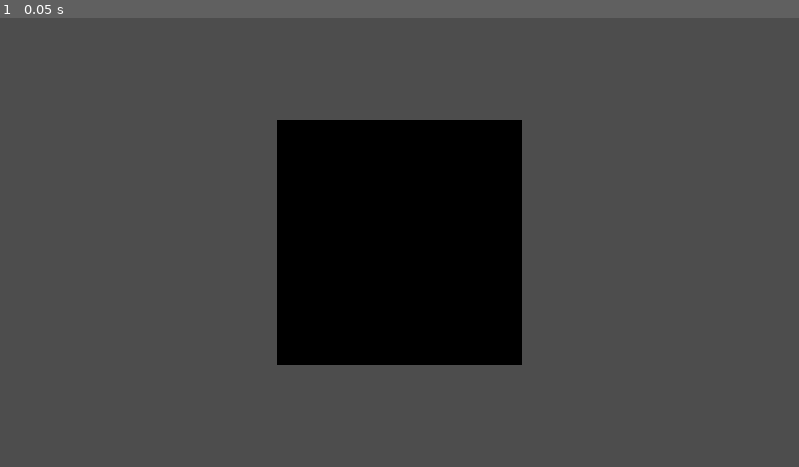
Above: before the commit, frame 1.
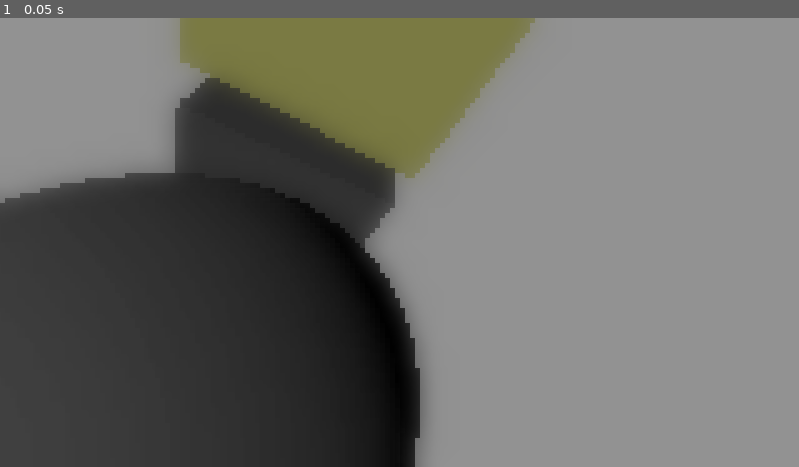
Above: after the commit, the same moment.

Repository: TheBlipBloop/gmtk-2025
Game: Godot game, scene res://scenes/test_scene.tscn
Two runs of this game, one before a commit and one after it. Both use one fixed random seed, a clock stepped at 60 frames per second and the inputs below.
Inputs:
- Up to frame 1 (0.05 s): no input

The runs differ from the first frame. In frame 1, 86% of the frame differs, in the area x 0-100%, y 0-100%.

Commit message:
add quick pixelation shader

Diff:
--- /dev/null
+++ b/materials/mpp_pixelate.tres
@@ -0,0 +1,8 @@
+[gd_resource type="ShaderMaterial" load_steps=2 format=3 uid="uid://cwvw3upanfc3j"]
+
+[ext_resource type="Shader" uid="uid://cq701pd1u43kd" path="res://shaders/pp_pixelate.gdshader" id="1_03jxs"]
+
+[resource]
+render_priority = 127
+shader = ExtResource("1_03jxs")
+shader_parameter/pixel_size = 5
--- a/scenes/test_scene.tscn
+++ b/scenes/test_scene.tscn
@@ -1,11 +1,57 @@
-[gd_scene load_steps=2 format=3 uid="uid://tapvcu600v6t"]
+[gd_scene load_steps=8 format=3 uid="uid://tapvcu600v6t"]
+
+[ext_resource type="Material" uid="uid://cwvw3upanfc3j" path="res://materials/mpp_pixelate.tres" id="1_g7g4h"]
 
 [sub_resource type="BoxMesh" id="BoxMesh_a5oyu"]
+
+[sub_resource type="StandardMaterial3D" id="StandardMaterial3D_g7g4h"]
+shading_mode = 0
+albedo_color = Color(1, 1, 0.568627, 1)
+
+[sub_resource type="QuadMesh" id="QuadMesh_a5oyu"]
+material = ExtResource("1_g7g4h")
+flip_faces = true
+size = Vector2(2, 2)
+
+[sub_resource type="CapsuleMesh" id="CapsuleMesh_g7g4h"]
+
+[sub_resource type="Environment" id="Environment_g7g4h"]
+glow_enabled = true
+glow_normalized = true
+glow_intensity = 1.0
+glow_bloom = 1.0
+glow_blend_mode = 1
+
+[sub_resource type="CameraAttributesPractical" id="CameraAttributesPractical_g7g4h"]
+dof_blur_far_distance = 25.0
+dof_blur_near_distance = 0.22
+dof_blur_near_transition = 0.5
 
 [node name="test_scene" type="Node3D"]
 
 [node name="MeshInstance3D" type="MeshInstance3D" parent="."]
 mesh = SubResource("BoxMesh_a5oyu")
 
+[node name="MeshInstance3D3" type="MeshInstance3D" parent="."]
+transform = Transform3D(1, 0, 0, 0, 1, 0, 0, 0, 1, 0, 1.18117, 0)
+material_override = SubResource("StandardMaterial3D_g7g4h")
+mesh = SubResource("BoxMesh_a5oyu")
+
 [node name="Camera3D" type="Camera3D" parent="."]
-transform = Transform3D(1, 0, 0, 0, 1, 0, 0, 0, 1, 0, 0, 1.69633)
+transform = Transform3D(0.855491, -0.351084, -0.380626, 0.517818, 0.580028, 0.628834, 0, -0.735057, 0.678006, 0.00517821, 1.36689, 1.69297)
+
+[node name="PP_Pixelate" type="MeshInstance3D" parent="Camera3D"]
+transform = Transform3D(1, 0, 0, 0, 1, 0, 0, 0, 1, 0, 0, -1.69633)
+extra_cull_margin = 16384.0
+mesh = SubResource("QuadMesh_a5oyu")
+
+[node name="MeshInstance3D2" type="MeshInstance3D" parent="."]
+transform = Transform3D(1, 0, 0, 0, 1, 0, 0, 0, 1, 0, 0, 1.48994)
+mesh = SubResource("CapsuleMesh_g7g4h")
+
+[node name="DirectionalLight3D" type="DirectionalLight3D" parent="."]
+transform = Transform3D(0.183093, 0.685429, -0.704744, -0.661243, 0.616336, 0.427654, 0.727485, 0.387706, 0.566082, 0, 0.185246, -0.0564571)
+
+[node name="WorldEnvironment" type="WorldEnvironment" parent="."]
+environment = SubResource("Environment_g7g4h")
+camera_attributes = SubResource("CameraAttributesPractical_g7g4h")
--- /dev/null
+++ b/shaders/pp_pixelate.gdshader
@@ -0,0 +1,22 @@
+shader_type spatial;
+render_mode unshaded, fog_disabled;
+
+uniform sampler2D SCREEN_TEXTURE : hint_screen_texture, filter_linear;
+uniform int pixel_size = 8;
+
+
+void vertex() {
+	POSITION = vec4(VERTEX.xy, 1, 1);
+}
+
+void fragment() {
+	float x = float(int(FRAGCOORD.x) % pixel_size);
+	float y = float(int(FRAGCOORD.y) % pixel_size);
+
+	x = FRAGCOORD.x + floor(float(pixel_size) / 2.0) - x;
+	y = FRAGCOORD.y + floor(float(pixel_size) / 2.0) - y;
+
+	vec2 pos = vec2(x, y) / VIEWPORT_SIZE;
+
+	ALBEDO = texture(SCREEN_TEXTURE, pos).rgb;
+}
Not shown, added: shaders/pp_pixelate.gdshader.uid
